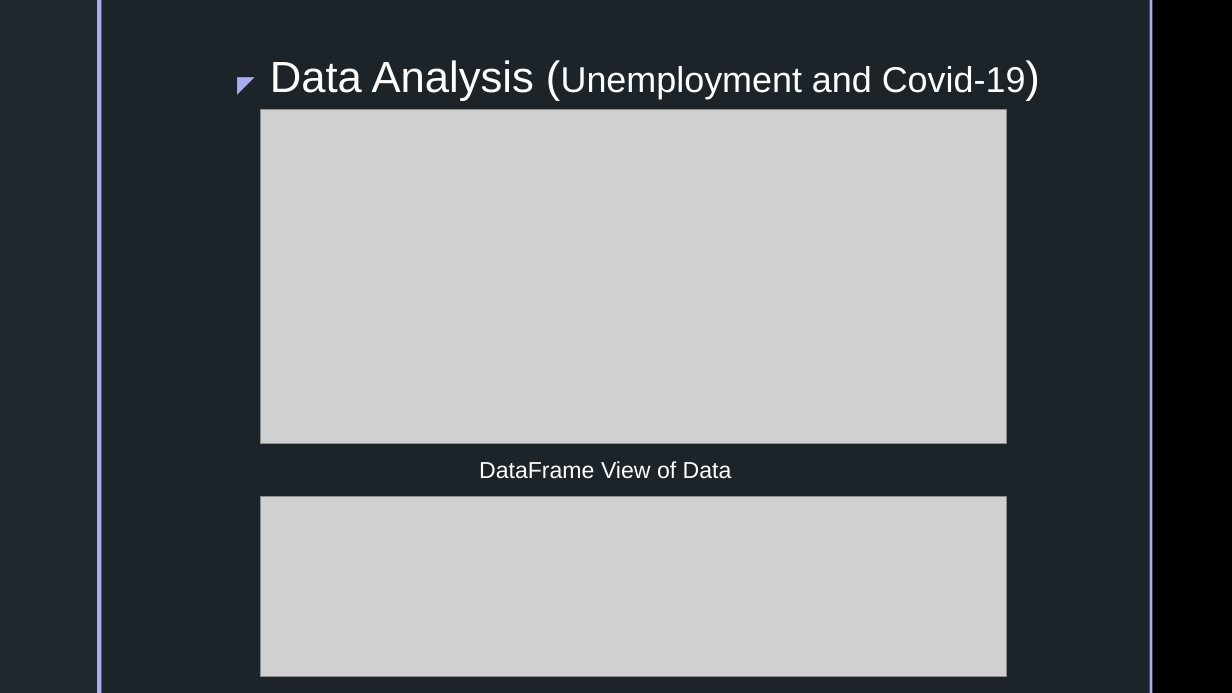
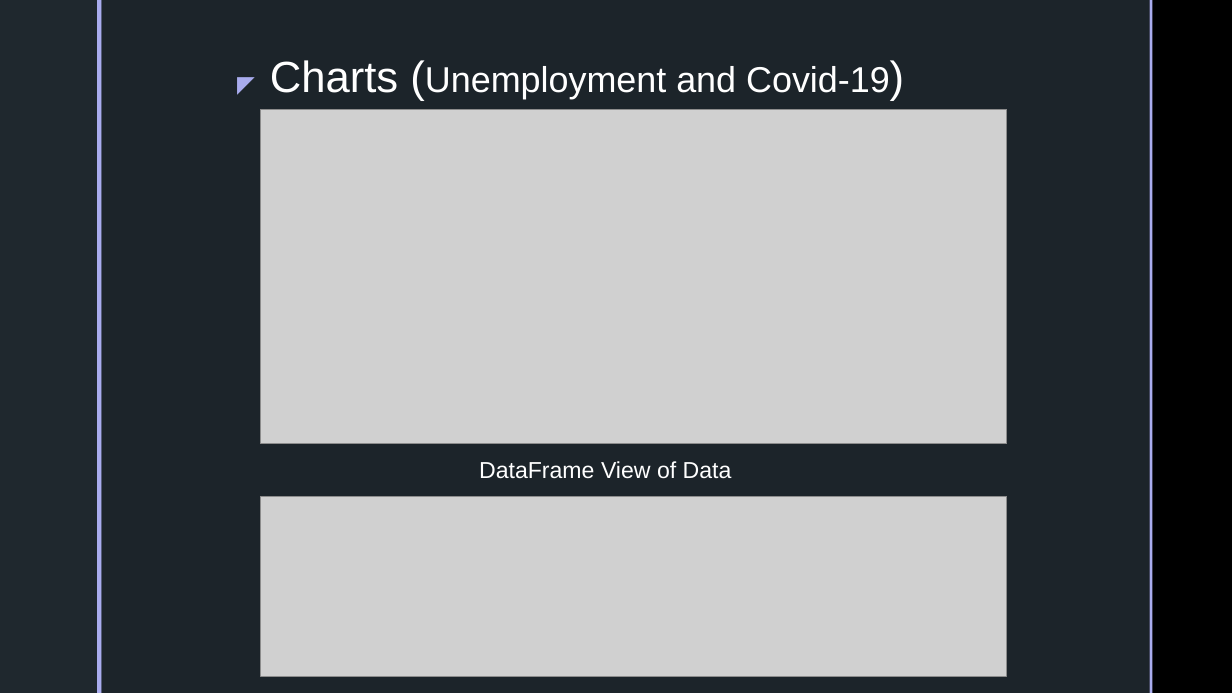
Before and after one commit to inkosi-codes/Covid-19-and-Low-Income-Communities, a slide deck: slide 11 of docs/Presentation/Power-Point.pptx (slide 10 before the commit). Drawn at 1232x693 pixels with LibreOffice and Linux fonts; fonts in the diff are those of the drawing; grey boxes stand for pictures; background and template pictures are left out. Boxes give left, top, right and bottom in pixels: in the first picture for what was removed or moved away, otherwise in the second. Text is boxed around its words. In the diff, an @@ line names an element or a change of style, - is before the commit and + after.

```diff
--- a/docs/Presentation/Power-Point.pptx
+++ b/docs/Presentation/Power-Point.pptx
@@ title at box(270, 60, 890, 99): text changed @@
-Data Analysis (Unemployment and Covid-19)
+Charts (Unemployment and Covid-19)
```
Also in this commit, not shown: 5 other slides changed, 7 slides added, 3 slides removed, 5 other files.
